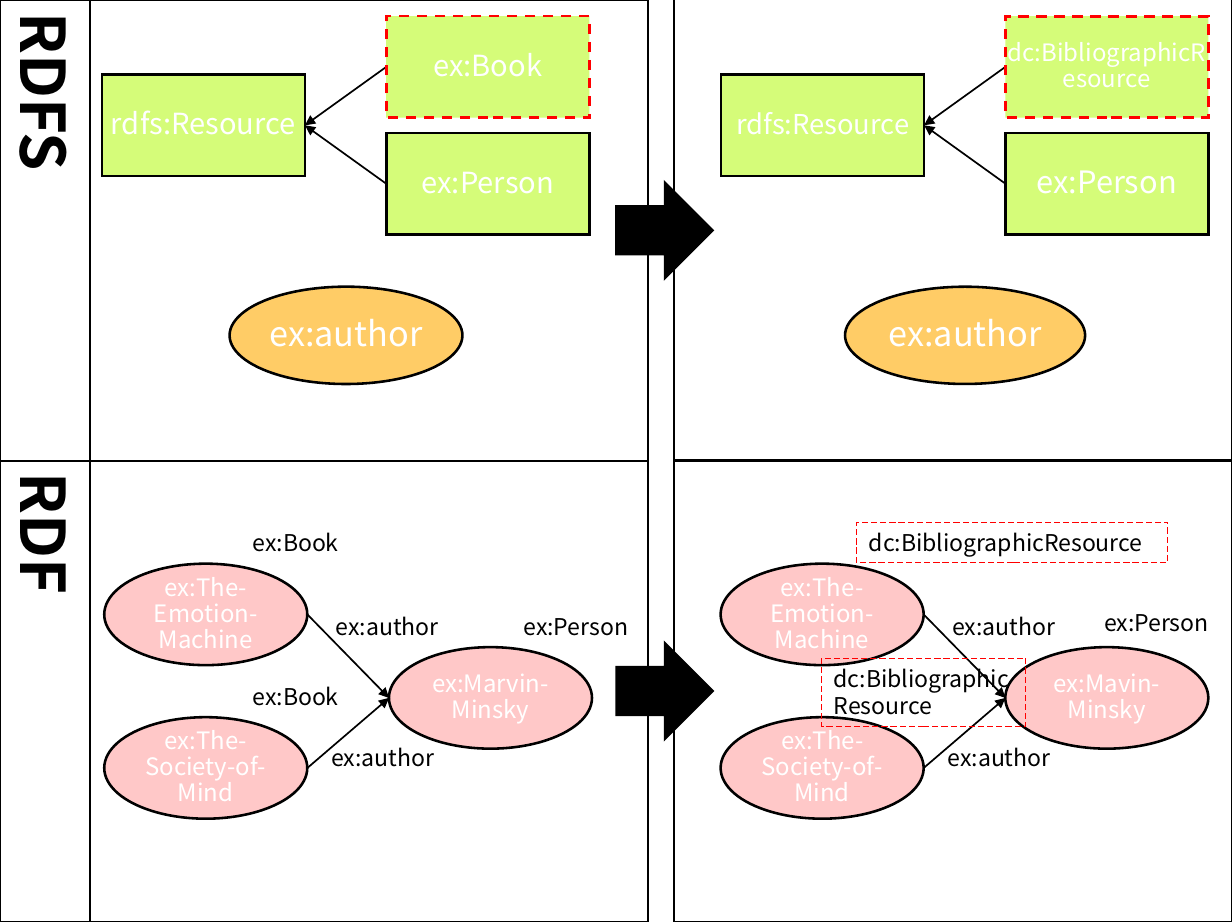
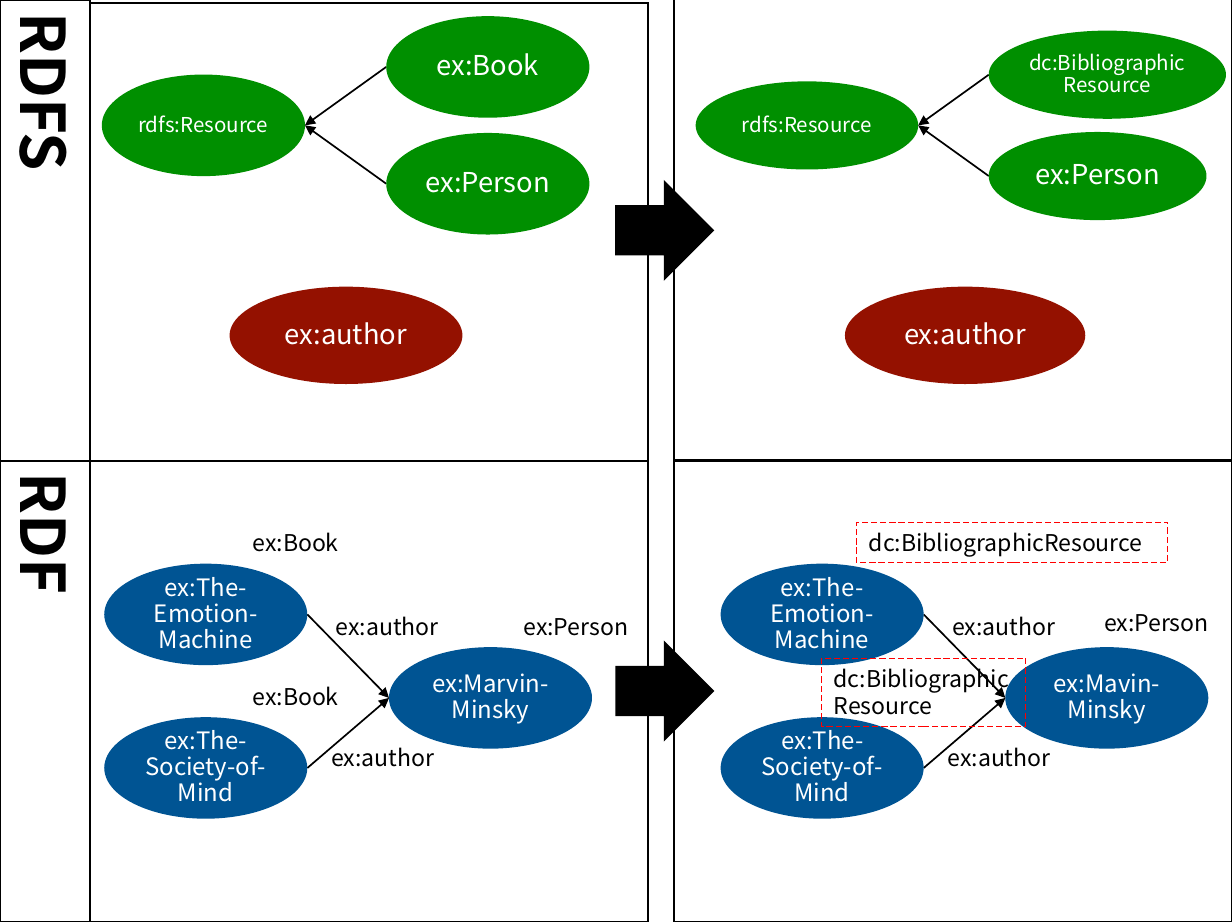
Before and after one commit to mr-3/mrcube-ja-docs, a slide deck: slide 16 of docs/source/figures/mrcube_figures.pptx. Drawn at 1232x924 pixels with LibreOffice and Linux fonts; fonts in the diff are those of the drawing. Boxes give left, top, right and bottom in pixels: in the first picture for what was removed or moved away, otherwise in the second. Text is boxed around its words. In the diff, an @@ line names an element or a change of style, - is before the commit and + after.

```diff
--- a/docs/source/figures/mrcube_figures.pptx
+++ b/docs/source/figures/mrcube_figures.pptx
@@ rectangle: place and size @@
-rectangle at bbox=[90, 0, 648, 461]
+rectangle at bbox=[90, 4, 648, 464]
@@ rectangle removed at bbox=[387, 16, 590, 117] @@
@@ ellipse added at bbox=[387, 16, 590, 117], fill #008F00 @@
@@ rectangle removed at bbox=[1005, 16, 1209, 117] @@
@@ text "ex:Book" at bbox=[437, 53, 539, 76]: size 17 to 16 pt @@
@@ text "dc:BibliographicResource": place and size @@
-text "dc:BibliographicResource" at bbox=[1008, 42, 1206, 67]
+text "dc:BibliographicResource" at bbox=[869, 532, 1143, 556]
@@ text "dc:BibliographicResource" at bbox=[869, 532, 1143, 556]: size 14 to 12 pt @@
@@ ellipse added at bbox=[989, 31, 1227, 120], fill #008F00 @@
@@ rectangle removed at bbox=[102, 75, 306, 176] @@
@@ ellipse added at bbox=[102, 75, 306, 176], fill #008F00 @@
@@ ellipse added at bbox=[696, 81, 919, 170], fill #008F00 @@
@@ rectangle removed at bbox=[721, 75, 924, 176] @@
@@ freeform shape: place and size @@
-freeform shape at bbox=[920, 63, 1008, 130]
+freeform shape at bbox=[916, 71, 991, 129]
@@ text "rdfs:Resource": place and size @@
-text "rdfs:Resource" at bbox=[111, 110, 296, 135]
+text "rdfs:Resource" at bbox=[138, 115, 268, 133]
@@ text "rdfs:Resource" at bbox=[138, 115, 268, 133]: size 17 to 12 pt; less space between paragraphs @@
@@ text "rdfs:Resource" at bbox=[742, 115, 872, 133]: size 16 to 12 pt; less space between paragraphs @@
@@ rectangle removed at bbox=[387, 133, 590, 234] @@
@@ ellipse added at bbox=[387, 133, 590, 234], fill #008F00 @@
@@ text "ex:Person" at bbox=[426, 172, 550, 193]: size 17 to 16 pt @@
@@ freeform shape: place and size @@
-freeform shape at bbox=[920, 121, 1008, 188]
+freeform shape at bbox=[916, 122, 991, 181]
@@ ellipse added at bbox=[989, 132, 1207, 221], fill #008F00 @@
@@ rectangle removed at bbox=[1005, 133, 1209, 234] @@
@@ text "ex:Person" at bbox=[1036, 164, 1160, 185]: size 18 to 16 pt @@
@@ ellipse at bbox=[229, 287, 462, 384]: fill #FFCC66 to #941100; outline #000000 1.5 pt to none @@
@@ ellipse at bbox=[845, 287, 1085, 384]: fill #FFCC66 to #941100; outline #000000 1.5 pt to none @@
@@ text "ex:author" at bbox=[285, 322, 407, 345]: size 20 to 16 pt; less space between paragraphs @@
@@ text "ex:author" at bbox=[904, 322, 1026, 345]: size 20 to 16 pt; less space between paragraphs @@
@@ fill #FFC8C8 to #005493; outline #000000 1.5 pt to none in 6 elements at bbox=[389, 647, 593, 748], bbox=[105, 564, 308, 665], bbox=[105, 717, 308, 818], bbox=[1005, 647, 1209, 748], bbox=[721, 564, 924, 665], bbox=[721, 717, 924, 818] @@
```
Also in this commit, not shown: 21 other slides changed, 11 other files.
